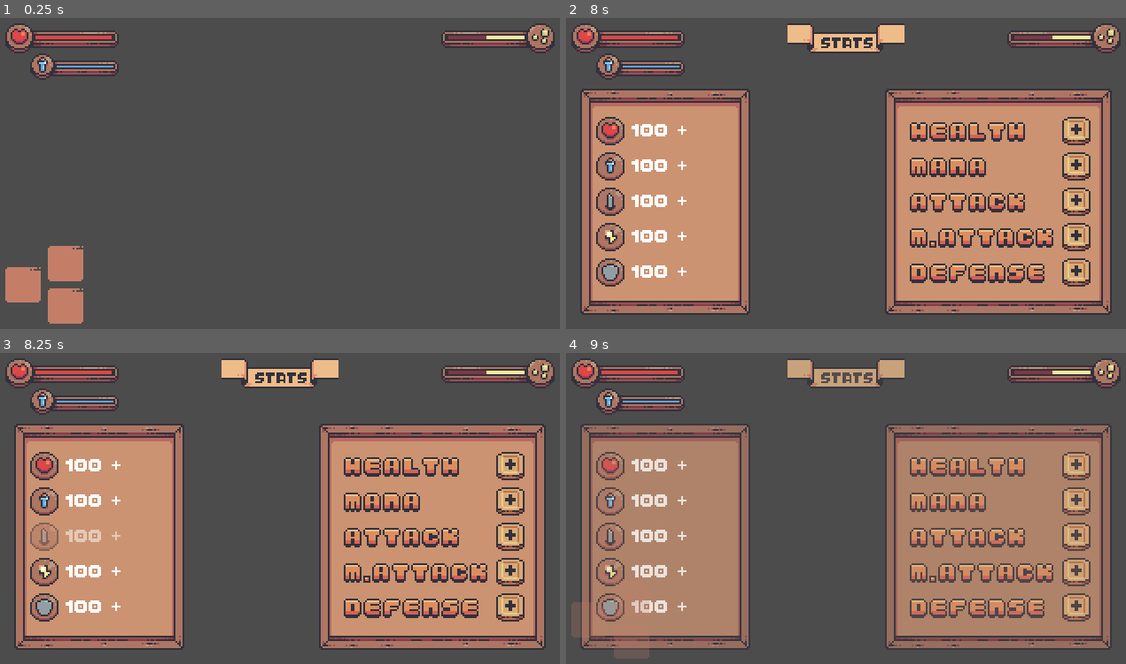
Above: before the commit, frames 1-4 (two rows, left to right).
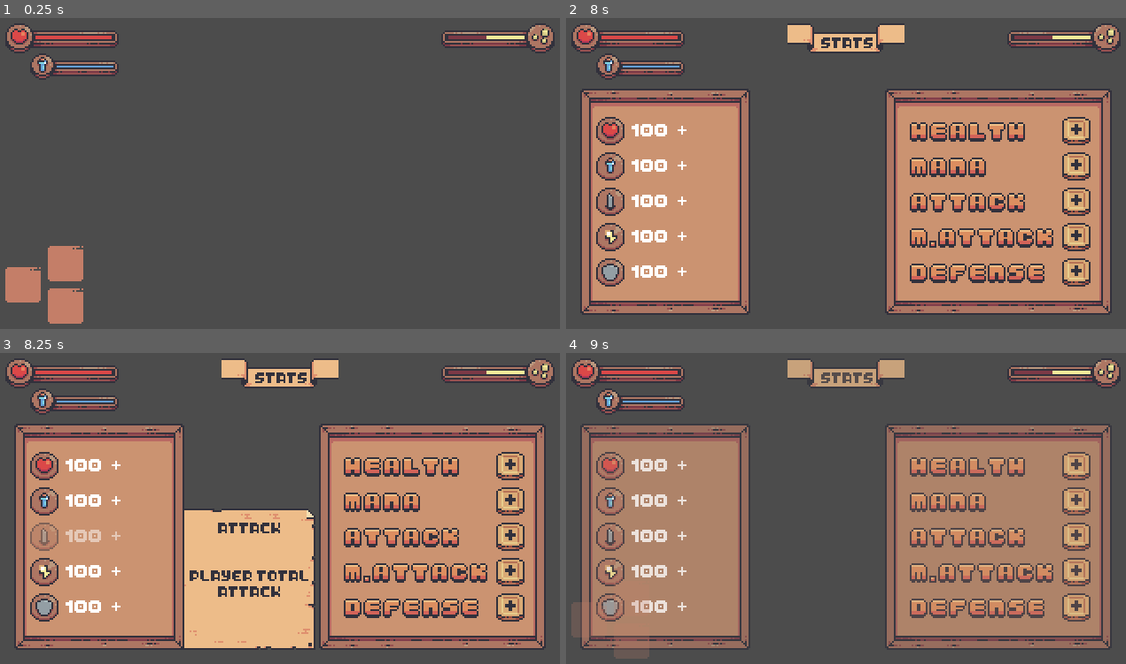
Above: after the commit, the same moments.

Repository: soapmactavish23/dawn-forest
Game: Godot game, scene res://scenes/interface/general/hud.tscn
Same seed, same stepped clock (60 frames per second), same inputs: the game is played once before the commit and once after it. This scene is started directly instead of the project's main scene.
Inputs (mouse positions are in pixels of both pictures, inside the frame that each line leads up to):
- Up to frame 1 (0.25 s): no input
- Up to frame 2 (8 s): tap Enter at 0.5, 2, 5 s; move the mouse to (969, 157) at 0.52 s; hold W (defense) 0.53-1.28 s; hold Right (ui_right) 0.53-2.03 s; tap Q (attack) at 0.6, 3.05, 4.35, 6.05 s; tap Space (ui_select) at 0.77, 1.25, 1.52, 3.02, 3.77, 4.25, 4.52, 6.02, 7.25, 7.52 s; move the mouse to (734, 189) at 1.27 s; tap W (defense) at 1.35 s; tap R (magic_attack) at 1.55, 2.1, 4.55 s; move the mouse to (902, 105) at 2.02 s; hold Left (ui_left) 2.03-2.78 s; tap O (stats) at 2.3, 2.85, 5.3 s; move the mouse to (818, 235) at 2.77 s; hold Right (ui_right) 2.78-4.28 s; move the mouse to (1014, 220) at 3.52 s; hold W (defense) 3.53-4.28 s; tap H (Dano) at 3.6 s; move the mouse to (678, 126) at 4.27 s; hold Left (ui_left) 4.28-5.03 s; move the mouse to (874, 173) at 5.02 s; hold Right (ui_right) 5.03-5.78 s; click (874, 173) at 5.1 s; move the mouse to (762, 92) at 5.77 s; hold Left (ui_left) 5.78-6.5 s; tap S (crouch) at 5.85 s; click (1075, 129) at 6.52 s; move the mouse to (969, 157) at 7.27 s; hold Left (ui_left) from 7.28 s (still down); hold W (defense) from 7.28 s (still down)
- Up to frame 3 (8.25 s): move the mouse to (168, 524) at 8.02 s; release Left (ui_left) at 8.03 s; release W (defense) at 8.03 s; hold Right (ui_right) from 8.03 s (still down); tap R (magic_attack) at 8.1 s
- Up to frame 4 (9 s): keep holding Right (ui_right); tap Space (ui_select) at 8.27 s; move the mouse to (902, 440) at 8.77 s; tap O (stats) at 8.85 s

Frames 1-2 are identical in both runs. In frame 3, 11% of the frame differs, in the area x 32-57%, y 50-96%; in frame 4, nothing differs.
Error in both runs: Invalid call. Nonexistent function 'reset' in base 'TextureRect'. (res://scripts/interface/player/stats_container.gd:18)

Commit message:
150. Script auxiliar dos stats (Stats Info)

Diff:
--- a/project.godot
+++ b/project.godot
@@ -138,6 +138,11 @@
 "class": "StatsContainer",
 "language": "GDScript",
 "path": "res://scripts/interface/player/stats_container.gd"
+}, {
+"base": "TextureRect",
+"class": "StatsInfo",
+"language": "GDScript",
+"path": "res://scripts/interface/player/stats_info.gd"
 }, {
 "base": "TextureRect",
 "class": "StatsLeftContainer",
@@ -186,6 +191,7 @@
 "PlayerStats": "",
 "PlayerTexture": "",
 "StatsContainer": "",
+"StatsInfo": "",
 "StatsLeftContainer": "",
 "WeaponContainer": "",
 "Whale": "",
--- a/scenes/interface/player/stats/stats_container.tscn
+++ b/scenes/interface/player/stats/stats_container.tscn
@@ -24,6 +24,7 @@
 [ext_resource path="res://assets/interface/stats/text/knight_class_text.png" type="Texture" id=22]
 [ext_resource path="res://scripts/interface/player/stats_container.gd" type="Script" id=23]
 [ext_resource path="res://scripts/interface/player/left_container.gd" type="Script" id=24]
+[ext_resource path="res://scripts/interface/player/stats_info.gd" type="Script" id=25]
 
 [sub_resource type="Animation" id=3]
 length = 0.001
@@ -337,6 +338,7 @@
 margin_right = 87.0
 margin_bottom = 80.0
 texture = ExtResource( 17 )
+script = ExtResource( 25 )
 
 [node name="TargetStat" type="TextureRect" parent="StatsInfo"]
 anchor_left = 0.5
@@ -455,6 +457,7 @@
 [node name="Texture" type="TextureRect" parent="LeftContainer/GridContainer/HealthContainer"]
 margin_right = 16.0
 margin_bottom = 16.0
+mouse_filter = 2
 texture = ExtResource( 2 )
 
 [node name="Text" type="Label" parent="LeftContainer/GridContainer/HealthContainer"]
@@ -484,6 +487,7 @@
 [node name="Texture" type="TextureRect" parent="LeftContainer/GridContainer/ManaContainer"]
 margin_right = 16.0
 margin_bottom = 16.0
+mouse_filter = 2
 texture = ExtResource( 4 )
 
 [node name="Text" type="Label" parent="LeftContainer/GridContainer/ManaContainer"]
@@ -513,6 +517,7 @@
 [node name="Texture" type="TextureRect" parent="LeftContainer/GridContainer/AttackContainer"]
 margin_right = 16.0
 margin_bottom = 16.0
+mouse_filter = 2
 texture = ExtResource( 5 )
 
 [node name="Text" type="Label" parent="LeftContainer/GridContainer/AttackContainer"]
@@ -542,6 +547,7 @@
 [node name="Texture" type="TextureRect" parent="LeftContainer/GridContainer/MagicAttackContainer"]
 margin_right = 16.0
 margin_bottom = 16.0
+mouse_filter = 2
 texture = ExtResource( 6 )
 
 [node name="Text" type="Label" parent="LeftContainer/GridContainer/MagicAttackContainer"]
@@ -571,6 +577,7 @@
 [node name="Texture" type="TextureRect" parent="LeftContainer/GridContainer/DefenseContainer"]
 margin_right = 16.0
 margin_bottom = 16.0
+mouse_filter = 2
 texture = ExtResource( 7 )
 
 [node name="Text" type="Label" parent="LeftContainer/GridContainer/DefenseContainer"]
--- a/scripts/interface/player/left_container.gd
+++ b/scripts/interface/player/left_container.gd
@@ -20,6 +20,8 @@
 	match state:
 		"entered":
 			container.modulate.a = 0.5
+			stats_info.play_animation("show_container")
+
 			match container.name:
 				"HealthContainer":
 					update_stats_info_container("health")
--- /dev/null
+++ b/scripts/interface/player/stats_info.gd
@@ -0,0 +1,22 @@
+extends TextureRect
+class_name StatsInfo
+
+onready var animation: AnimationPlayer = $Animation
+
+onready var stat_texture: TextureRect = $Stat
+onready var target_stat_texture: TextureRect = $TargetStat
+
+var stat_image_list: Dictionary = {
+	"attack": "res://assets/interface/stats/text/stats_text/small/attack.png",
+	"defense": "res://assets/interface/stats/text/stats_text/small/defense.png",
+	"health": "res://assets/interface/stats/text/stats_text/small/health.png",
+	"magic attack": "res://assets/interface/stats/text/stats_text/small/magic_attack.png",
+	"mana": "res://assets/interface/stats/text/stats_text/small/mana.png"
+}
+
+func update_container(stat: String) -> void:
+	stat_texture.texture = load(stat_image_list[stat])
+	target_stat_texture.texture = load(stat_image_list[stat])
+
+func play_animation(anim_name: String) -> void:
+	animation.play(anim_name)
Not shown: 1 places in scenes/interface/player/stats/stats_container.tscn that only renumber resources
